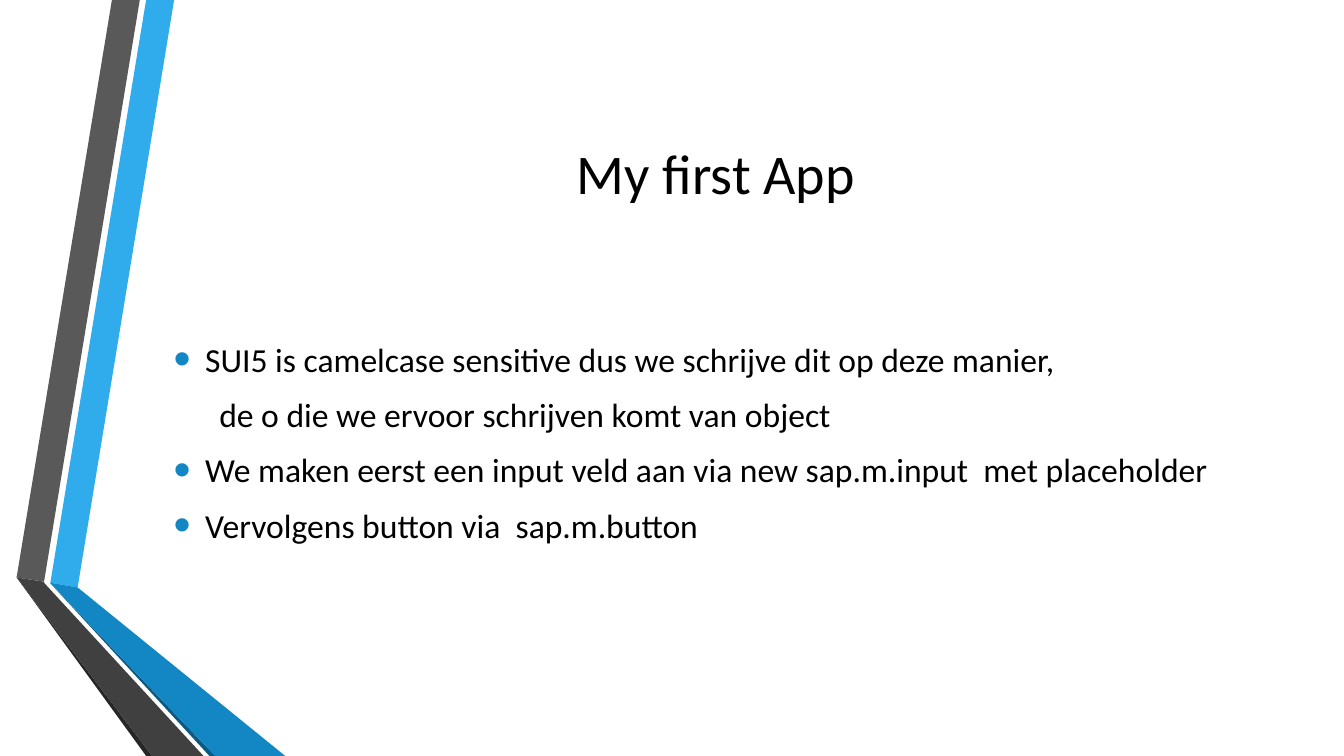
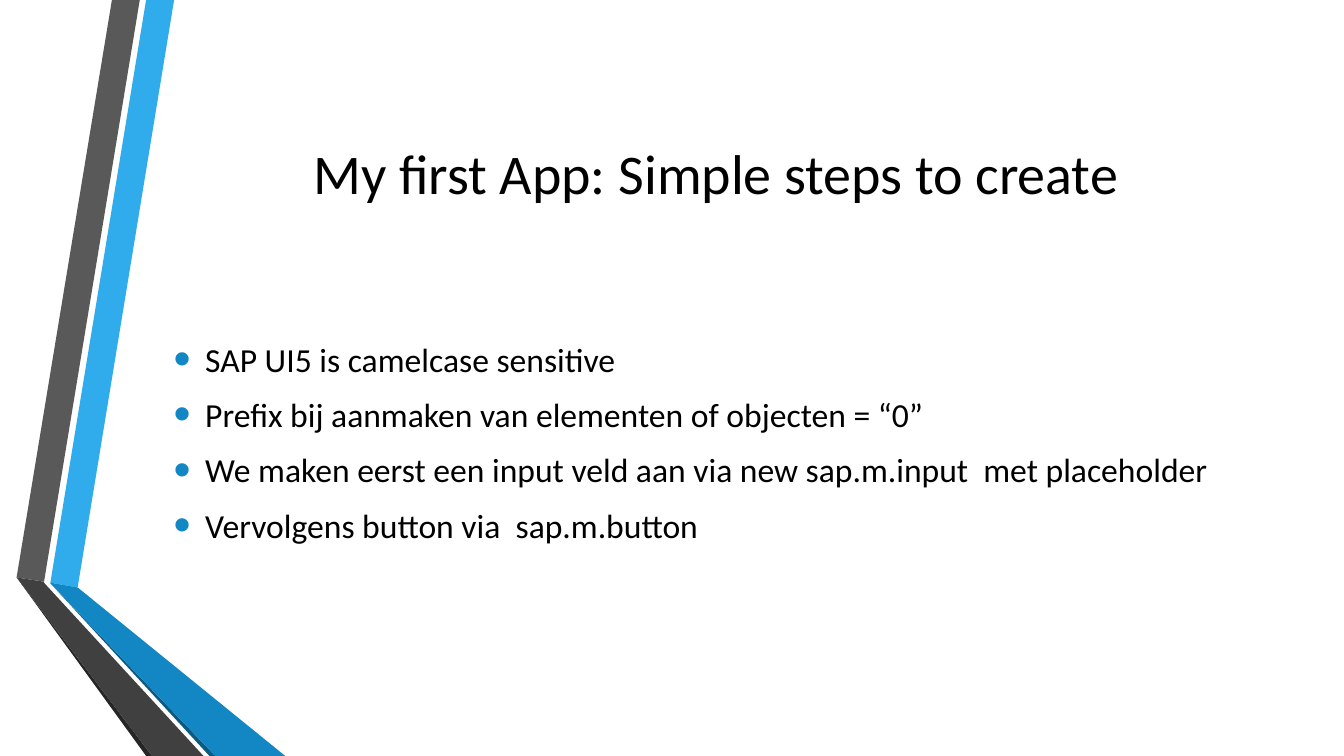
Before and after one commit to stinooww/webresearch, a slide deck: slide 21 of nieuwe technologie/slidedeck/sapui5.pptx. Drawn at 1344x756 pixels with LibreOffice and Linux fonts; fonts in the diff are those of the drawing; background and template pictures are left out. Boxes give left, top, right and bottom in pixels: in the first picture for what was removed or moved away, otherwise in the second. Text is boxed around its words. In the diff, an @@ line names an element or a change of style, - is before the commit and + after.

```diff
--- a/nieuwe technologie/slidedeck/sapui5.pptx
+++ b/nieuwe technologie/slidedeck/sapui5.pptx
@@ title at (313, 155, 1118, 203): text changed @@
-My first App
+My first App: Simple steps to create
@@ text at (205, 348, 923, 433): text changed @@
-• SUI5 is camelcase sensitive dus we schrijve dit op deze manier,
-de o die we ervoor schrijven komt van object
+• SAP UI5 is camelcase sensitive
+• Prefix bij aanmaken van elementen of objecten = “0”
```
Also in this commit, not shown: 6 other slides changed, 12 other files.
